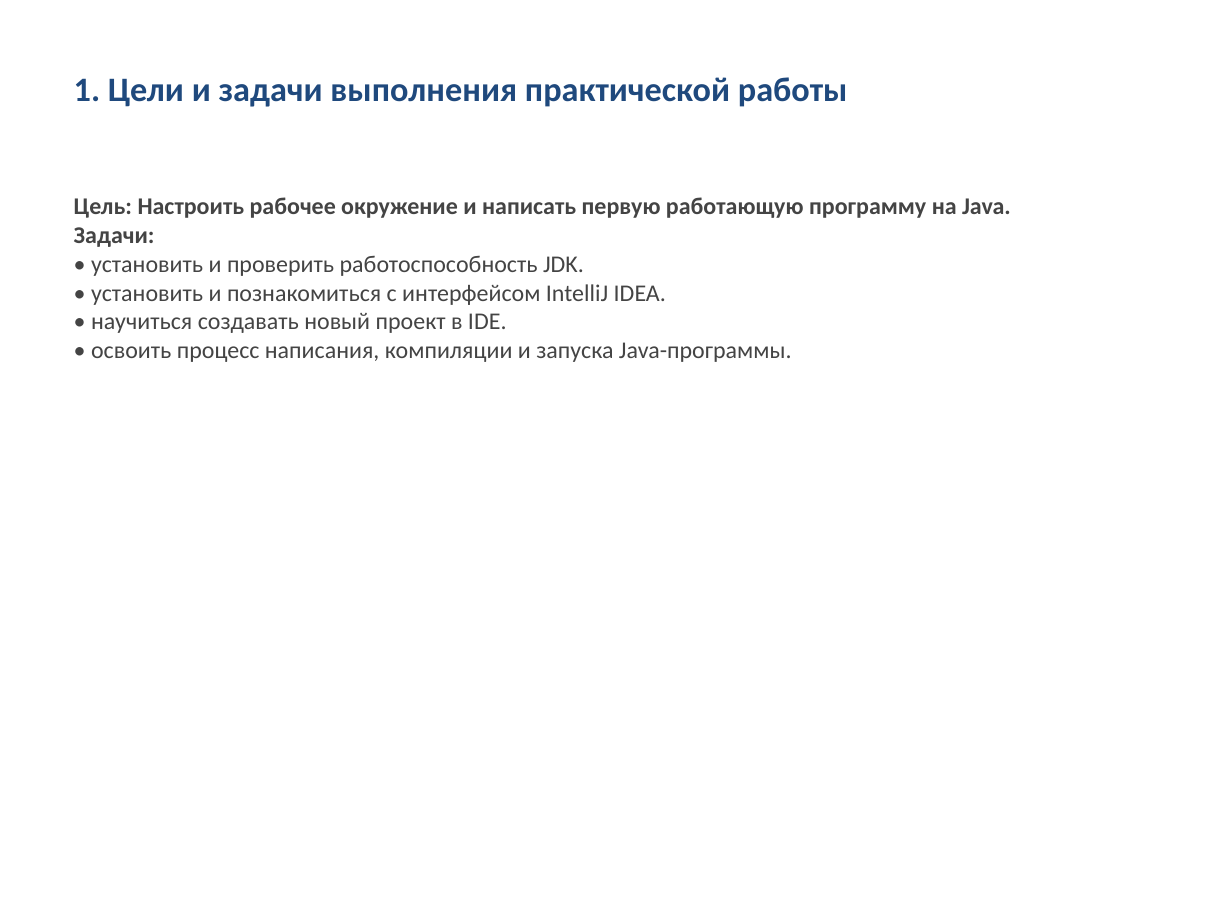
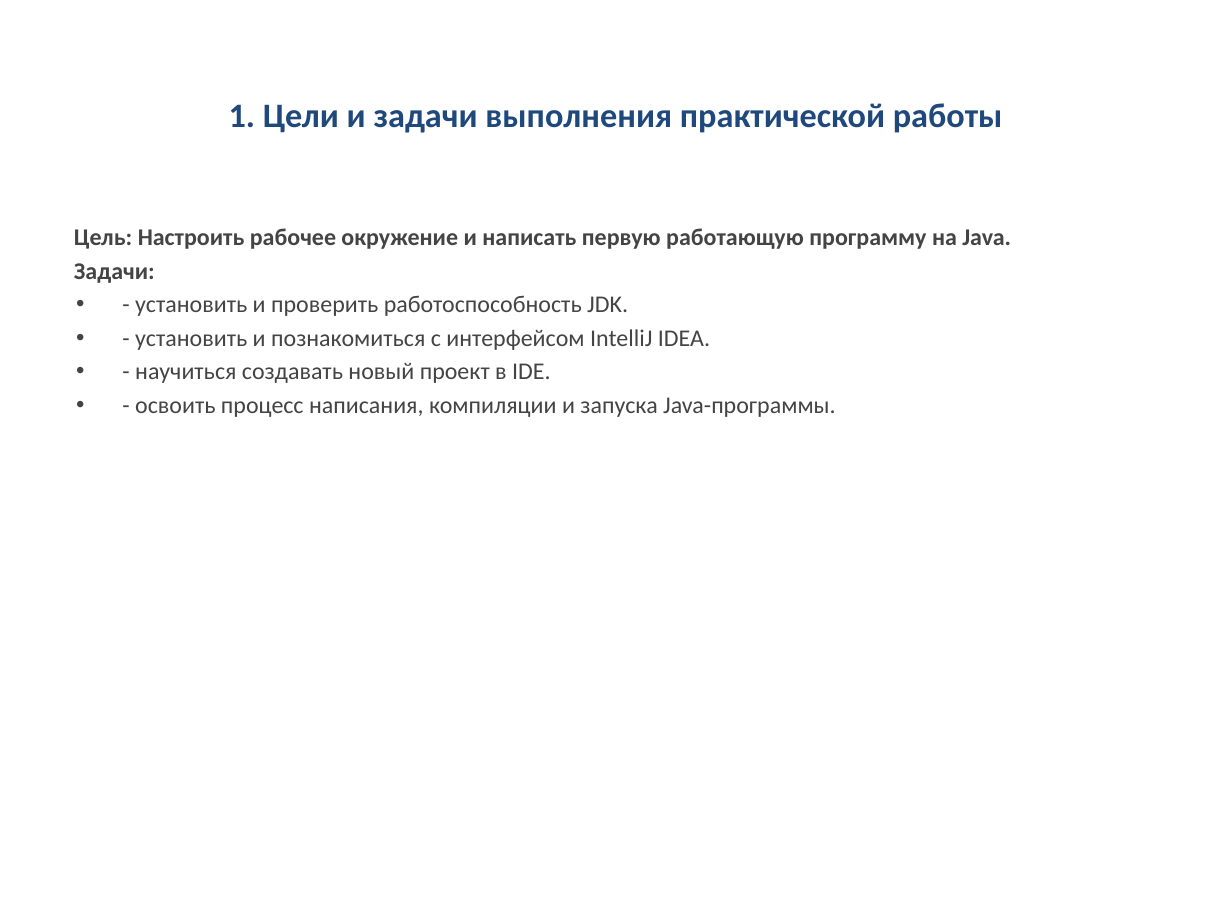
Before and after one commit to tantarin/prezentations, a slide deck: slide 2 of presentations/presentation_03_Практическая_работа_6_Введение_в_Java_и_первая_программа.pptx. Drawn at 1232x924 pixels with LibreOffice and Linux fonts; fonts in the diff are those of the drawing. Boxes give left, top, right and bottom in pixels: in the first picture for what was removed or moved away, otherwise in the second. Text is boxed around its words. In the diff, an @@ line names an element or a change of style, - is before the commit and + after.

```diff
--- a/presentations/presentation_03_Практическая_работа_6_Введение_в_Java_и_первая_программа.pptx
+++ b/presentations/presentation_03_Практическая_работа_6_Введение_в_Java_и_первая_программа.pptx
@@ title "1. Цели и задачи выполнения ...": place and size @@
-title "1. Цели и задачи выполнения ..." at bbox=[74, 77, 848, 107]
+title "1. Цели и задачи выполнения ..." at bbox=[229, 103, 1003, 133]
@@ title "1. Цели и задачи выполнения ..." at bbox=[229, 103, 1003, 133]: alignment left to centre; vertical alignment top to middle @@
@@ text "Цель: Настроить рабочее окружение и ...": place and size @@
-text "Цель: Настроить рабочее окружение и ..." at bbox=[74, 197, 1011, 362]
+text "Цель: Настроить рабочее окружение и ..." at bbox=[74, 228, 1011, 417]
@@ text at bbox=[74, 228, 1011, 283]: indent changed; more space between paragraphs @@
@@ text at bbox=[135, 295, 836, 417]: text changed @@
-• установить и проверить работоспособность JDK.
-• установить и познакомиться с интерфейсом IntelliJ IDEA.
-• научиться создавать новый проект в IDE.
-• освоить процесс написания, компиляции и запуска Java-программы.
+• - установить и проверить работоспособность JDK.
+• - установить и познакомиться с интерфейсом IntelliJ IDEA.
+• - научиться создавать новый проект в IDE.
+• - освоить процесс написания, компиляции и запуска Java-программы.
```
Also in this commit, not shown: 4 other slides changed, 18 other files.
